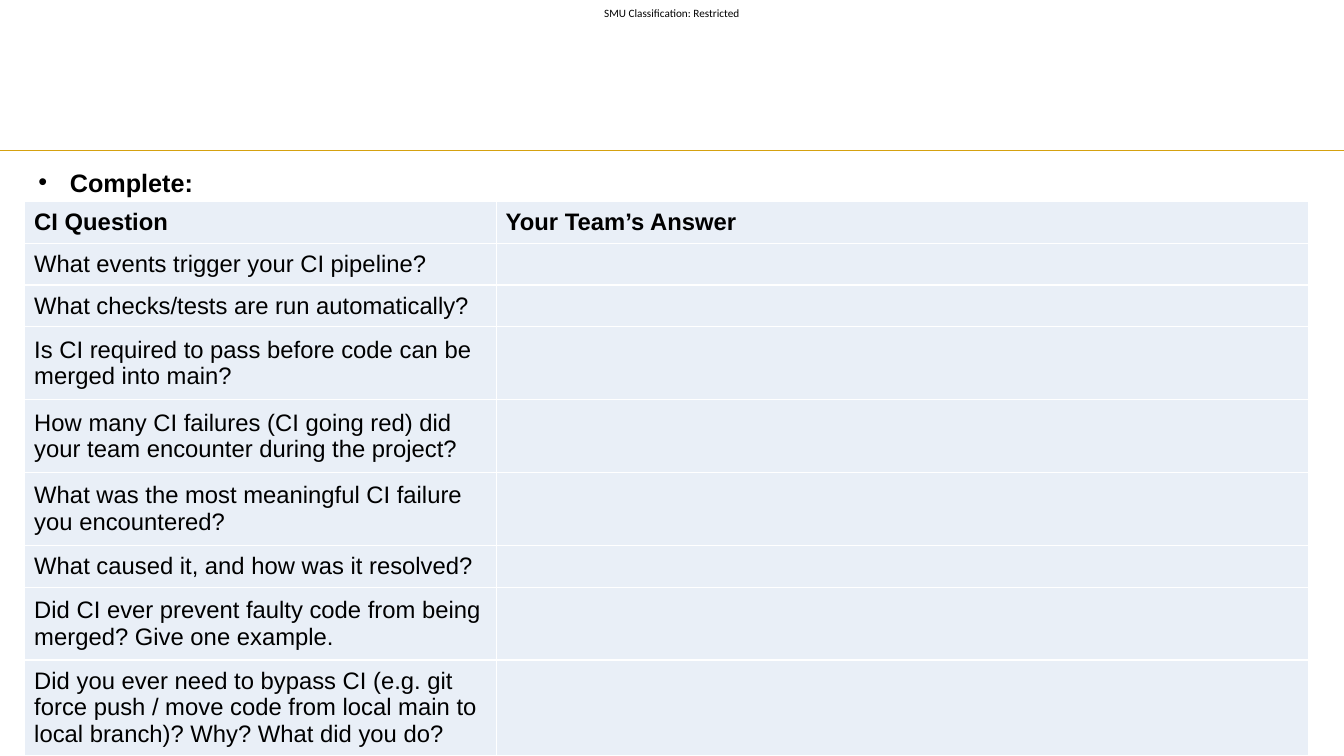
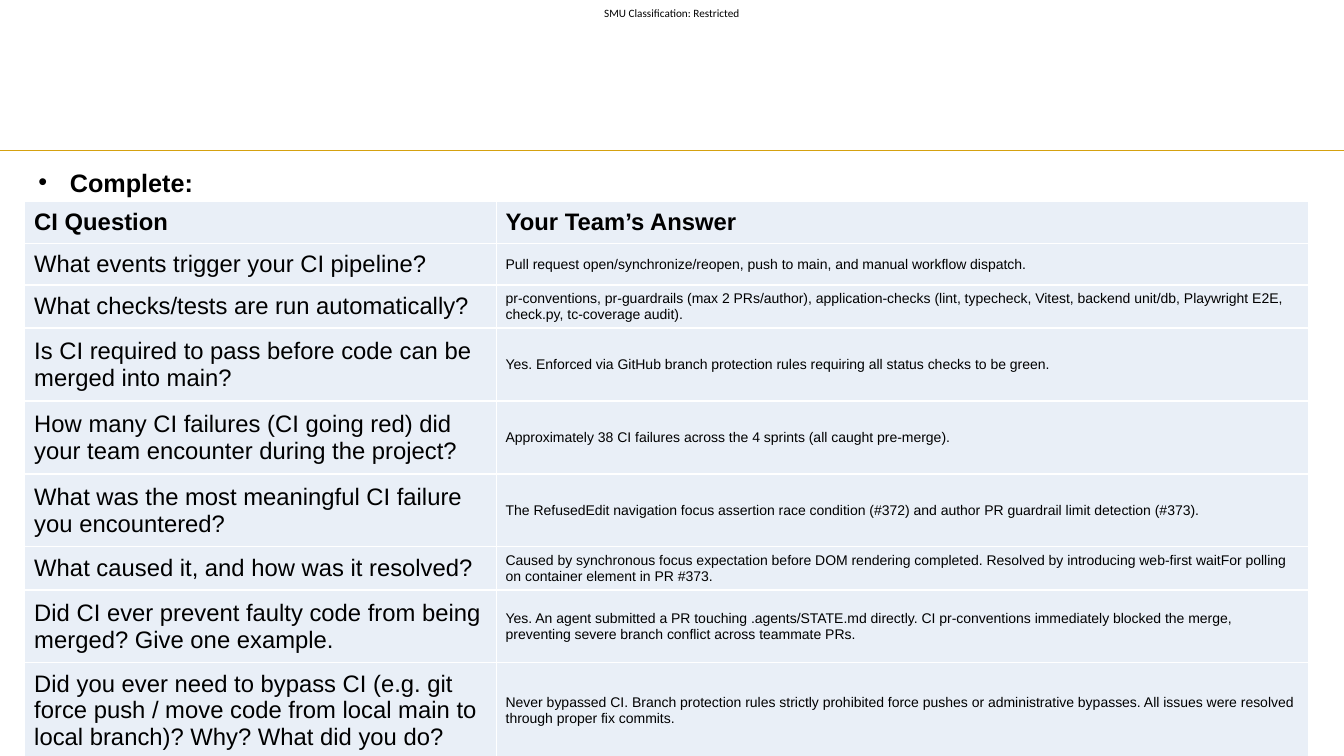
Before and after one commit to hongyime/sgConnectSphere2026, a slide deck: slide 12 of docs/slides/presentation/Week 11 Slide Template.pptx. Drawn at 1344x756 pixels with LibreOffice and Linux fonts; fonts in the diff are those of the drawing; background and template pictures are left out. Boxes give left, top, right and bottom in pixels: in the first picture for what was removed or moved away, otherwise in the second. Text is boxed around its words. In the diff, an @@ line names an element or a change of style, - is before the commit and + after.

```diff
--- a/docs/slides/presentation/Week 11 Slide Template.pptx
+++ b/docs/slides/presentation/Week 11 Slide Template.pptx
@@ table at [25,202,1310,755] @@
-row 2, column 2: 
+row 2, column 2: Pull request open/synchronize/reopen, push to main, and manual workflow dispatch.
-row 3, column 2: 
+row 3, column 2: pr-conventions, pr-guardrails (max 2 PRs/author), application-checks (lint, typecheck, Vitest, backend unit/db, Playwright E2E, check.py, tc-coverage audit).
-row 4, column 2: 
+row 4, column 2: Yes. Enforced via GitHub branch protection rules requiring all status checks to be green.
-row 5, column 2: 
+row 5, column 2: Approximately 38 CI failures across the 4 sprints (all caught pre-merge).
-row 6, column 2: 
+row 6, column 2: The RefusedEdit navigation focus assertion race condition (#372) and author PR guardrail limit detection (#373).
-row 7, column 2: 
+row 7, column 2: Caused by synchronous focus expectation before DOM rendering completed. Resolved by introducing web-first waitFor polling on container element in PR #373.
-row 8, column 2: 
+row 8, column 2: Yes. An agent submitted a PR touching .agents/STATE.md directly. CI pr-conventions immediately blocked the merge, preventing severe branch conflict across teammate PRs.
-row 9, column 2: 
+row 9, column 2: Never bypassed CI. Branch protection rules strictly prohibited force pushes or administrative bypasses. All issues were resolved through proper fix commits.
```
Also in this commit, not shown: 14 other slides changed, 1 other file.
